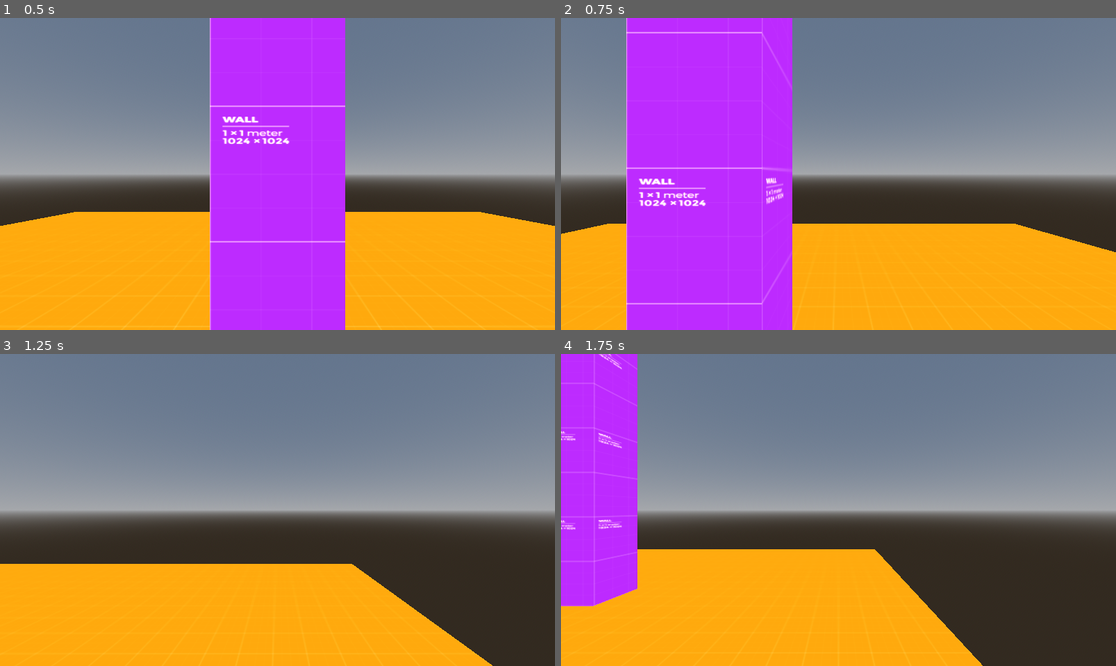
Above: before the commit, frames 1-4 (two rows, left to right).
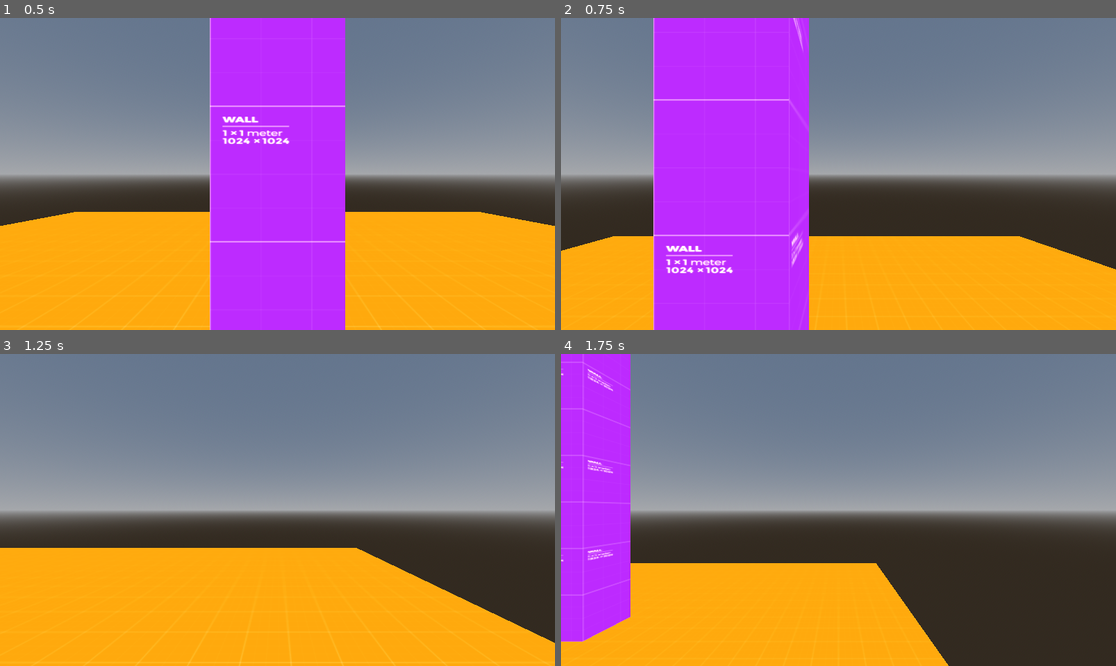
Above: after the commit, the same moments.

Repository: cookie1170/3d-character-controller
Game: Godot game, scene res://levels/level.tscn
Same seed, same stepped clock (60 frames per second), same inputs: the game is played once before the commit and once after it.
Inputs (mouse positions are in pixels of both pictures, inside the frame that each line leads up to):
- Up to frame 1 (0.5 s): no input
- Up to frame 2 (0.75 s): tap Enter at 0.5 s; move the mouse to (960, 158) at 0.52 s; hold D (right) from 0.53 s (still down); tap Space (jump) at 0.6 s
- Up to frame 3 (1.25 s): keep holding D (right); tap Space (jump) at 0.77, 1.07 s
- Up to frame 4 (1.75 s): move the mouse to (727, 525) at 1.27 s; release D (right) at 1.28 s; hold S (back) from 1.28 s (still down); click (727, 525) at 1.35 s; tap Space (jump) at 1.52, 1.55 s

Frame 1 is identical in both runs. In frame 2, 13% of the frame differs, in the area x 0-100%, y 0-100%; in frame 3, 7.6%; in frame 4, 6.8%.

Commit message:
changed a little code to make movement easier to edit

Diff:
--- a/player/player.gd
+++ b/player/player.gd
@@ -2,12 +2,24 @@
 class_name Player
 
 @export_range(0.1, 2.0) var sensitivity : float = 0.5
-@export var jump_velocity : float = 2.0
-@export var gravity : float = -9.8
-@export var move_speed : float = 8.0
-@export var accel_time : float = 0.15
+## movement variable exports
+@export_group("Movement variables")
+@export var jump_height : float
+@export var peak_time_sec : float
+@export var fall_time_sec : float
+@export var terminal_velocity : float
+@export var move_speed : float
+@export var accel_time_sec : float
+@export var decel_time_sec : float
 
-@onready var accel : float = move_speed / accel_time
+## math
+@onready var jump_velocity : float = (2.0 * jump_height) / peak_time_sec
+@onready var jump_grav : float = (-2.0 * jump_height) / (peak_time_sec ** 2)
+@onready var fall_grav : float = (-2.0 * jump_height) / (fall_time_sec ** 2)
+@onready var accel : float = move_speed / accel_time_sec
+@onready var decel : float = move_speed / decel_time_sec
+
+## nodes
 @onready var camera: Camera3D = %Camera
 
 var camera_input_dir := Vector2.ZERO
@@ -40,8 +52,12 @@
 
 	var move_dir = _get_move_dir()
 	## accelerates the velocity towards the move direction
-	velocity.x = move_toward(velocity.x, move_dir.x * move_speed, accel * delta)
-	velocity.z = move_toward(velocity.z, move_dir.y * move_speed, accel * delta)
+	if move_dir:
+		velocity.x = move_toward(velocity.x, move_dir.x * move_speed, accel * delta)
+		velocity.z = move_toward(velocity.z, move_dir.y * move_speed, accel * delta)
+	else:
+		velocity.x = move_toward(velocity.x, 0, decel * delta)
+		velocity.z = move_toward(velocity.z, 0, decel * delta)
 	## handles gravity
 	if not is_on_floor():
 		_apply_gravity(delta)
@@ -66,7 +82,7 @@
 	return Vector2(move_dir.x, move_dir.z)
 
 func _apply_gravity(delta : float) -> void:
-	velocity.y += gravity * delta
+	velocity.y += _get_grav() * delta
 
 func _jump() -> void:
 	velocity.y = jump_velocity
@@ -74,3 +90,6 @@
 func _can_jump() -> bool:
 	# temp
 	return is_on_floor()
+
+func _get_grav() -> float:
+	return jump_grav if velocity.y > 0 else fall_grav
--- a/player/player.tscn
+++ b/player/player.tscn
@@ -8,7 +8,13 @@
 
 [node name="Player" type="CharacterBody3D"]
 script = ExtResource("1_2ty25")
-jump_velocity = 4.0
+jump_height = 1.5
+peak_time_sec = 0.35
+fall_time_sec = 0.25
+terminal_velocity = 16.0
+move_speed = 8.0
+accel_time_sec = 0.2
+decel_time_sec = 0.1
 
 [node name="Mesh" type="MeshInstance3D" parent="."]
 transform = Transform3D(1, 0, 0, 0, 1, 0, 0, 0, 1, 0, 1, 0)
